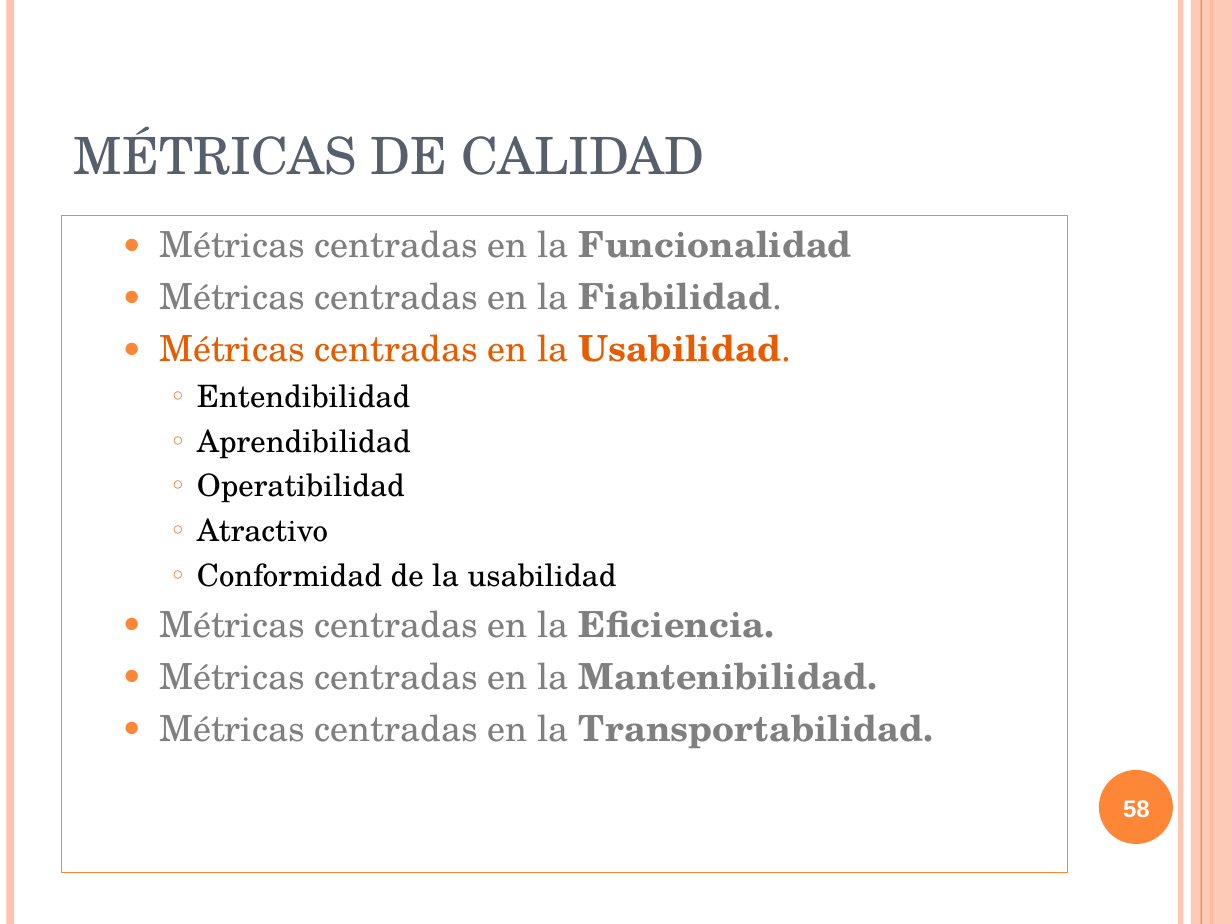
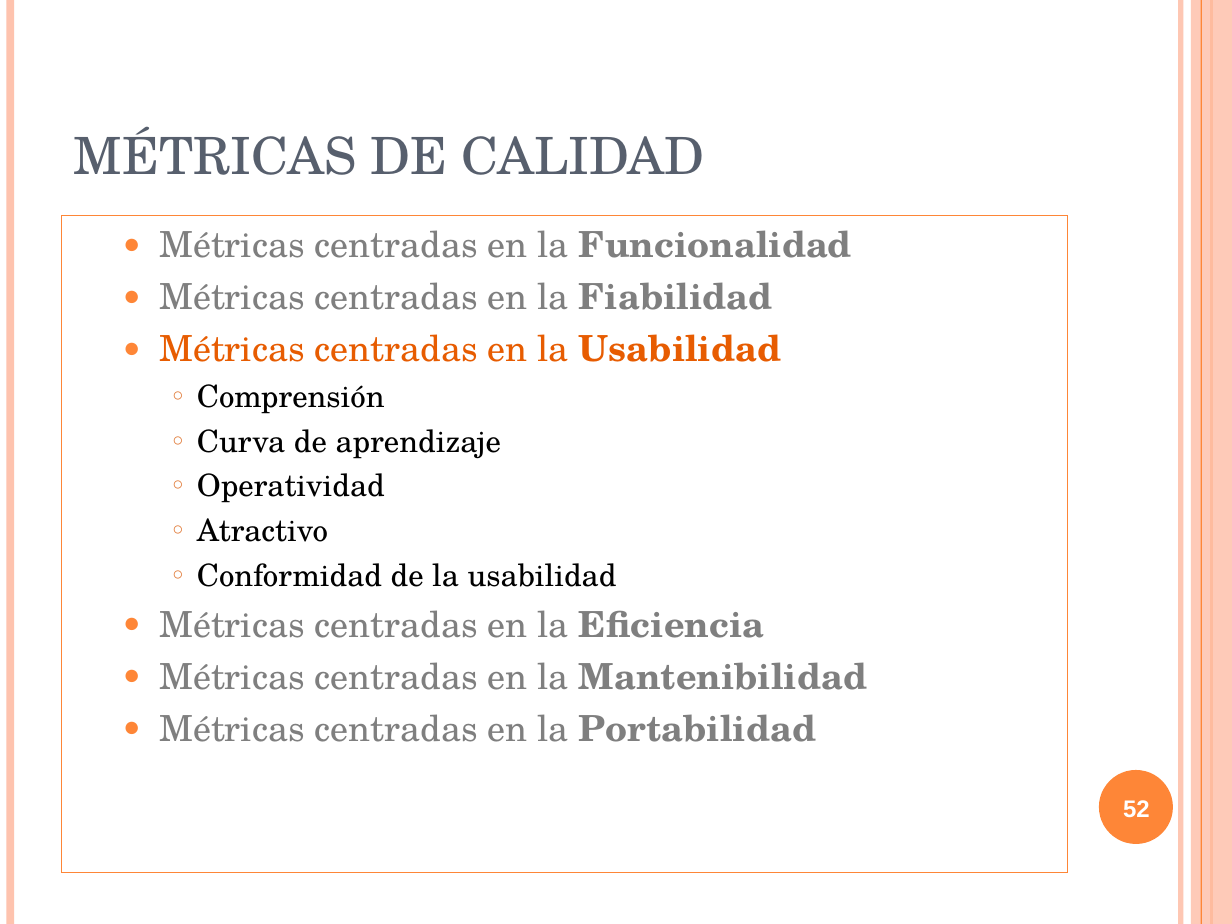
Before and after one commit to txedo/isi-auditoria, a slide deck: slide 52 of calidad/Trabajo/presentacion/presentacionCalidad.ppt (slide 58 before the commit). Drawn at 1232x924 pixels with LibreOffice and Linux fonts; fonts in the diff are those of the drawing. Boxes give left, top, right and bottom in pixels: in the first picture for what was removed or moved away, otherwise in the second. Text is boxed around its words. In the diff, an @@ line names an element or a change of style, - is before the commit and + after.

```diff
--- a/calidad/Trabajo/presentacion/presentacionCalidad.ppt
+++ b/calidad/Trabajo/presentacion/presentacionCalidad.ppt
@@ text in rectangle at <box>160,282,781,503</box>: text changed @@
-  ● Métricas centradas en la Fiabilidad.
-  ● Métricas centradas en la Usabilidad.
-    ○ Entendibilidad
-    ○ Aprendibilidad
-    ○ Operatibilidad
+  ● Métricas centradas en la Fiabilidad
+  ● Métricas centradas en la Usabilidad
+    ○ Comprensión
+    ○ Curva de aprendizaje
+    ○ Operatividad
@@ text in rectangle at <box>160,610,867,742</box>: text changed @@
-  ● Métricas centradas en la Eficiencia.
-  ● Métricas centradas en la Mantenibilidad.
-  ● Métricas centradas en la Transportabilidad.
+  ● Métricas centradas en la Eficiencia
+  ● Métricas centradas en la Mantenibilidad
+  ● Métricas centradas en la Portabilidad
@@ page number at <box>1123,800,1150,818</box>: text changed @@
-58
+52
```
Also in this commit, not shown: 14 other slides changed, 6 slides removed, 1 other file.
